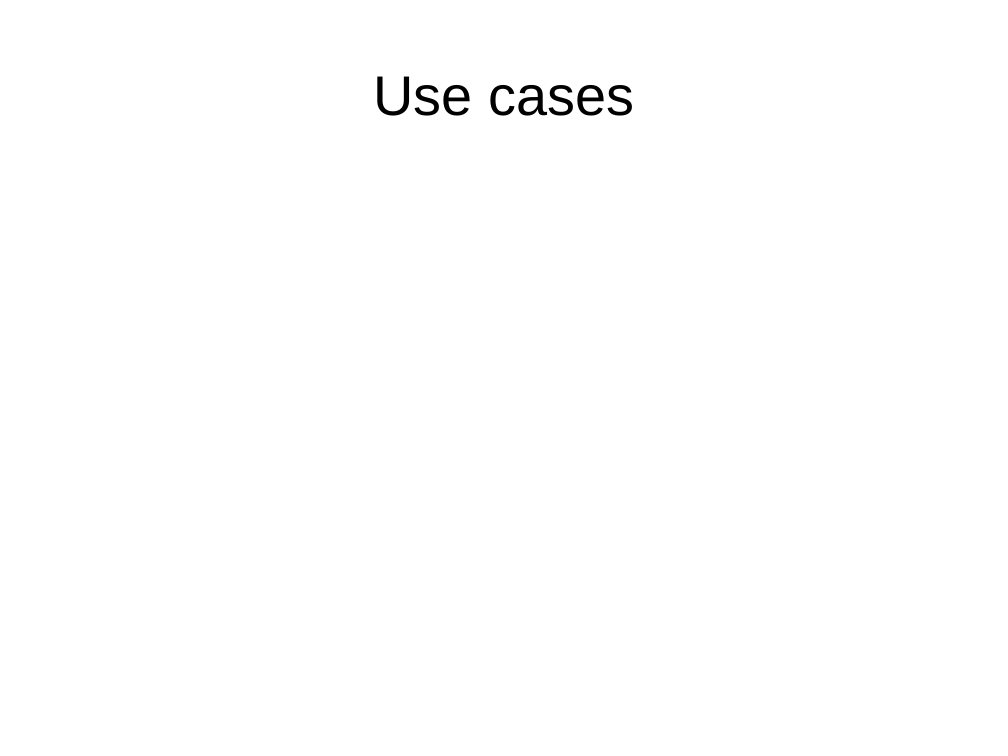
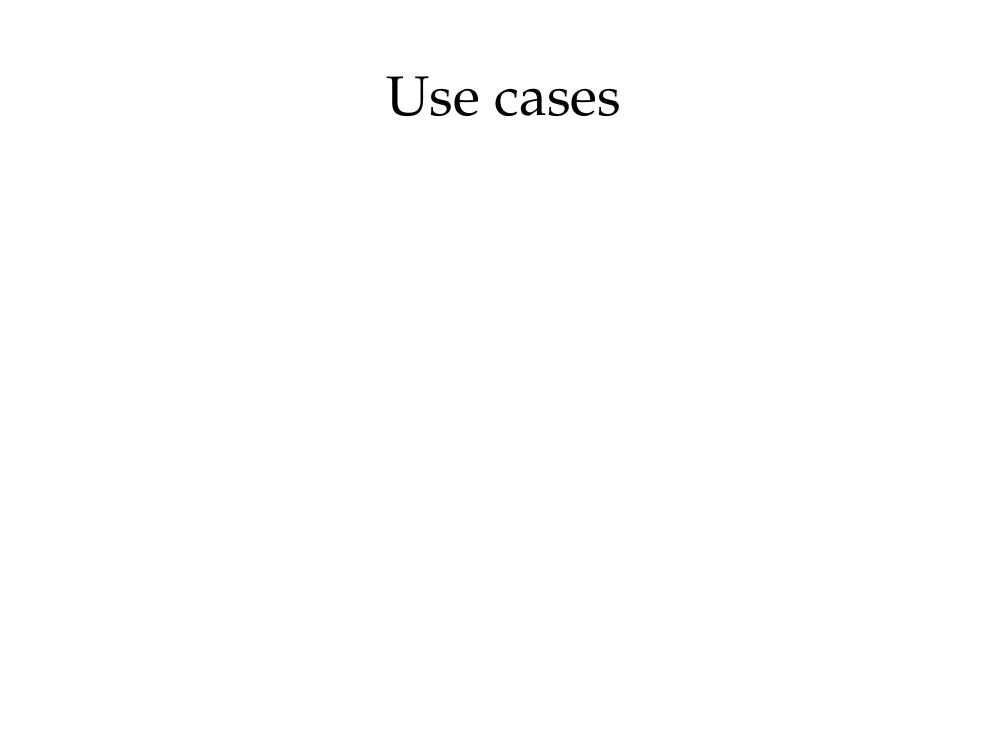
Before and after one commit to ShiZhan/fs-crawler, a slide deck: slide 6 of doc/oam.odp (slide 7 before the commit). Drawn at 1008x756 pixels with LibreOffice and Linux fonts; fonts in the diff are those of the drawing. Boxes give left, top, right and bottom in pixels: in the first picture for what was removed or moved away, otherwise in the second. Text is boxed around its words. In the diff, an @@ line names an element or a change of style, - is before the commit and + after.

```diff
--- a/doc/oam.odp
+++ b/doc/oam.odp
@@ title "Use cases" at [386,76,621,116]: font Arial to TeX Gyre Pagella @@
```
Also in this commit, not shown: 5 other slides changed, 3 slides added, 4 slides removed.
